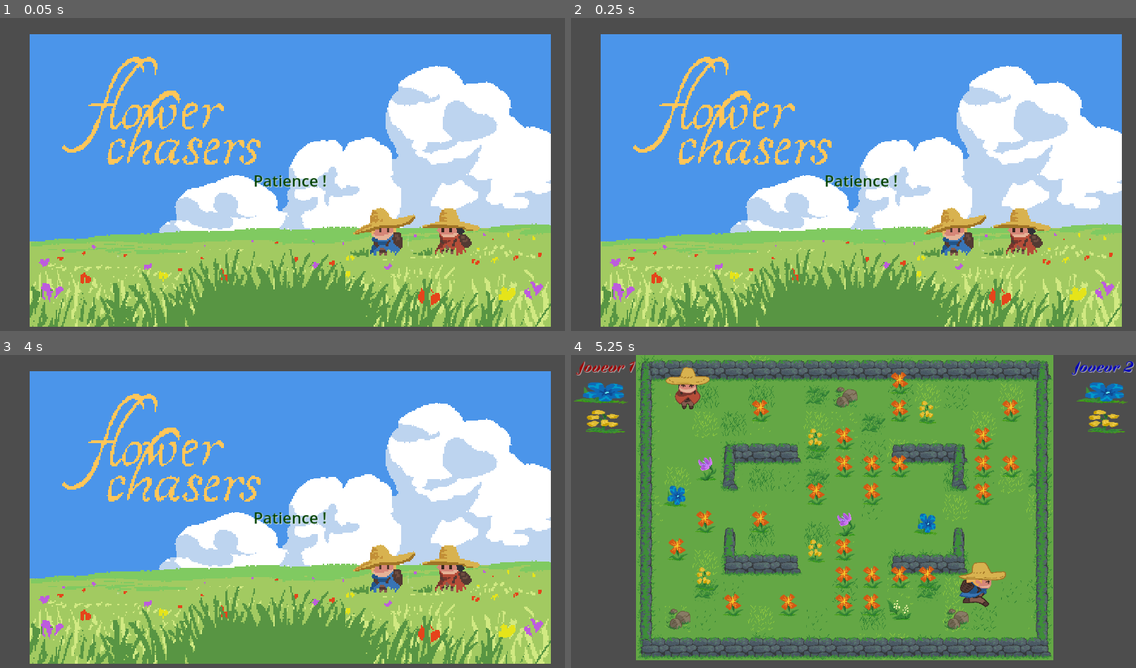
Above: before the commit, frames 1-4 (two rows, left to right).
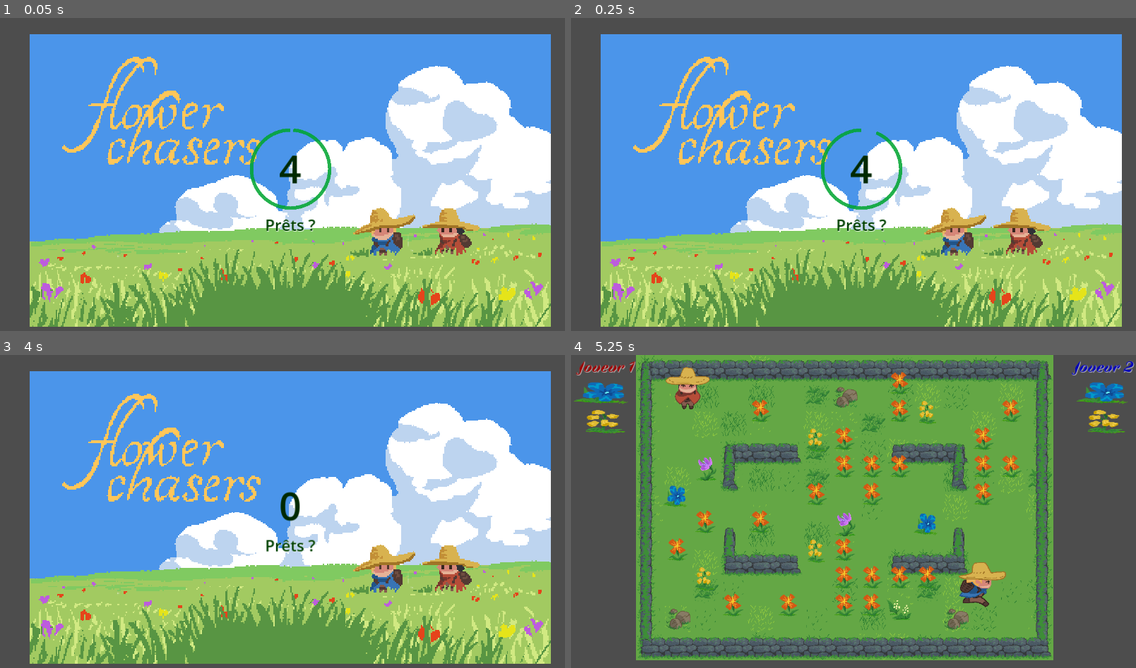
Above: after the commit, the same moments.

Repository: FablabMurat/2025GameJamCantal-1
Game: Godot game, scene res://root.tscn
Two runs of this game, one before a commit and one after it. Both use one fixed random seed, a clock stepped at 60 frames per second and the inputs below.
Inputs:
- Up to frame 1 (0.05 s): no input
- Up to frame 2 (0.25 s): no input
- Up to frame 3 (4 s): tap Enter (ui_accept) at 0.5, 0.77, 1.25, 1.52, 2, 3.02, 3.5, 3.77 s; hold Right (ui_right) 0.53-2.03 s; hold Left (ui_left) 2.03-2.78 s; hold Right (ui_right) from 2.78 s (still down)
- Up to frame 4 (5.25 s): release Right (ui_right) at 4.28 s; hold Left (ui_left) 4.28-5.03 s; tap Enter (ui_accept) at 4.52 s; hold Right (ui_right) from 5.03 s (still down)

The runs differ from the first frame. In frame 1, 1.1% of the frame differs, in the area x 44-59%, y 35-69%; in frame 2, 1.1%; in frame 3, 0.6%; in frame 4, nothing differs.

Commit message:
Mise en place d'un compte à rebours avant chaque niveau fix #17 -

Diff:
--- a/root.gd
+++ b/root.gd
@@ -4,7 +4,6 @@
 
 @export var intro_timer : float = 4.0
 @export var newlevel_timer : float = 3.0
-var newlevel_ui = false
 
 var missions : Array
 var niveau : Node2D
@@ -18,7 +17,7 @@
 	missions.append([0,2,2,2,1])
 
 	$CenterContainer.show()
-	$StartTimer.start(intro_timer)
+	startCountdown(intro_timer)
 
 func runlevel():
 	$CenterContainer.hide()
@@ -34,31 +33,44 @@
 	level += 1
 	niveau.call_deferred("queue_free")
 	# astuce pas jolie pour attendre que niveau soit détruit avant de passer au niveau suivant
-	$Timer.start(newlevel_timer)
+	# Mais ça permet aussi aux joueurs de se préparer
 	$CenterContainer.show()
-	newlevel_ui = true
-	#%Label.text = str($Timer.time_left) #"Niveau terminé  !"
-	## TODO :Afficher aussi des scores
-
+	%Label.text = "Niveau terminé  !"
+	## TODO :Afficher aussi des scores,; un gagnant
+	startCountdown(newlevel_timer)
 
 func _on_timer_timeout() -> void:
-	newlevel_ui = false
+	if level <= missions.size() :
+		runlevel()
+	else:
+		$CenterContainer.show()
+		%Label.text = "-- FIN DE PARTIE --"
+		# TODO :Afficher aussi le scores final, puis le Top
+
+func collected(perso, flowertype):
+	pass
+
+# Called every frame. 'delta' is the elapsed time since the previous frame.
+func _process(delta: float) -> void:
+	if %CountdownCenterContainer.visible :
+		%CountdownProgressBar.value = $StartTimer.time_left * 100
+		%CountdownLabel.text = "%d" % roundi($StartTimer.time_left)
+		if %CountdownProgressBar.value == 0 :
+			%CountdownProgressBar.hide()
+
+func startCountdown(timeout):
+	%CountdownCenterContainer.show()
+	%CountdownProgressBar.show()
+	%CountdownProgressBar.value = timeout*100
+	%CountdownProgressBar.max_value = timeout*100
+	%CountdownLabel.text = "%d" % roundi(timeout)
+	$StartTimer.start(timeout)
+
+func _on_start_timer_timeout() -> void:
+	%CountdownCenterContainer.show()
 	if level <= missions.size() :
 		runlevel()
 	else:
 		$CenterContainer.show()
 		%Label.text = "-- FIN DE PARTIE --"
 		# TODO :Afficher aussi des scores
-
-func collected(perso, flowertype):
-	pass
-
-# Called every frame. 'delta' is the elapsed time since the previous frame.
-func _process(delta: float) -> void:
-	if newlevel_ui:
-		%Label.text = str(int($Timer.time_left) + 1) # -1 pour que le niveau commence pile sur le 0
-	pass
-
-func _on_start_timer_timeout() -> void:
-	$CenterContainer.hide()
-	runlevel()
--- a/root.tscn
+++ b/root.tscn
@@ -1,15 +1,12 @@
-[gd_scene load_steps=4 format=3 uid="uid://ci206nb0ldfju"]
+[gd_scene load_steps=5 format=3 uid="uid://ci206nb0ldfju"]
 
 [ext_resource type="Script" path="res://root.gd" id="1_1h7cp"]
 [ext_resource type="Texture2D" uid="uid://dfn7pwk6rhdg1" path="res://Ressources/Images/titre.png" id="2_2v8v8"]
 [ext_resource type="AudioStream" uid="uid://b8qv8j44wxj5e" path="res://Ressources/Sons/les fleurs.mp3" id="3_hml4y"]
+[ext_resource type="Texture2D" uid="uid://dmfr3lqixtocg" path="res://Ressources/Images/rond-vert.png" id="4_ep0ul"]
 
 [node name="Root" type="Node"]
 script = ExtResource("1_1h7cp")
-
-[node name="Timer" type="Timer" parent="."]
-wait_time = 3.0
-one_shot = true
 
 [node name="CenterContainer" type="CenterContainer" parent="."]
 offset_left = 68.0
@@ -29,15 +26,37 @@
 [node name="VBoxContainer" type="VBoxContainer" parent="CenterContainer"]
 layout_mode = 2
 
+[node name="CountdownCenterContainer" type="CenterContainer" parent="CenterContainer/VBoxContainer"]
+unique_name_in_owner = true
+layout_mode = 2
+
+[node name="CountdownProgressBar" type="TextureProgressBar" parent="CenterContainer/VBoxContainer/CountdownCenterContainer"]
+unique_name_in_owner = true
+layout_mode = 2
+value = 30.0
+fill_mode = 5
+texture_progress = ExtResource("4_ep0ul")
+tint_under = Color(1, 1, 1, 0)
+tint_over = Color(1, 1, 1, 0)
+
+[node name="CountdownLabel" type="Label" parent="CenterContainer/VBoxContainer/CountdownCenterContainer"]
+unique_name_in_owner = true
+layout_mode = 2
+theme_override_colors/font_color = Color(0, 0.160784, 0, 1)
+theme_override_font_sizes/font_size = 90
+text = "0"
+
 [node name="Label" type="Label" parent="CenterContainer/VBoxContainer"]
 unique_name_in_owner = true
 layout_mode = 2
 theme_override_colors/font_color = Color(0, 0.25098, 0, 1)
 theme_override_colors/font_shadow_color = Color(1, 1, 1, 1)
 theme_override_font_sizes/font_size = 36
-text = "Patience !"
+text = "Prêts ?"
+horizontal_alignment = 1
 
 [node name="StartTimer" type="Timer" parent="."]
+process_callback = 0
 one_shot = true
 
 [node name="AudioStreamPlayer" type="AudioStreamPlayer" parent="."]
@@ -45,5 +64,4 @@
 autoplay = true
 parameters/looping = true
 
-[connection signal="timeout" from="Timer" to="." method="_on_timer_timeout"]
 [connection signal="timeout" from="StartTimer" to="." method="_on_start_timer_timeout"]
Binary file added: Ressources/Images/rond-vert.png
Not shown, added: Ressources/Images/rond-vert.png.import
